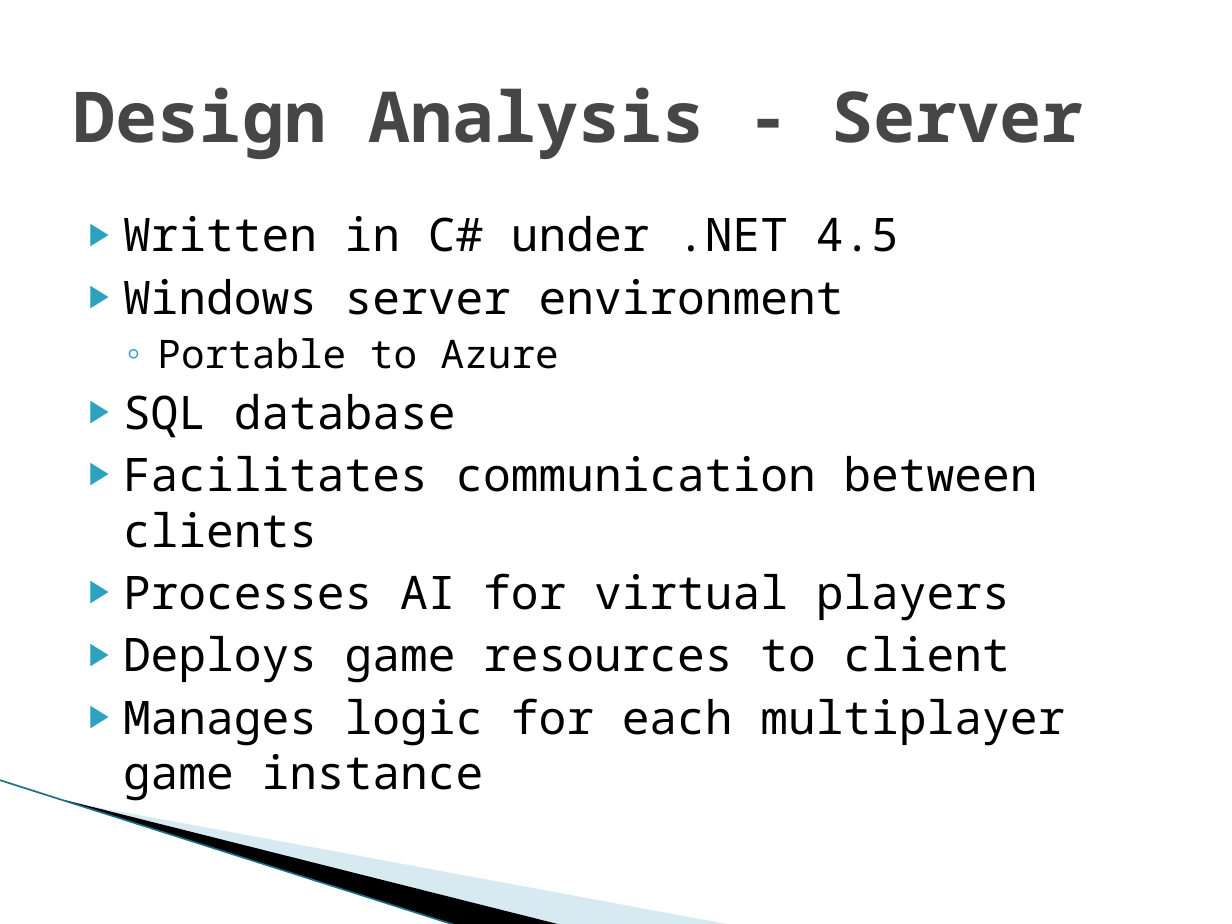
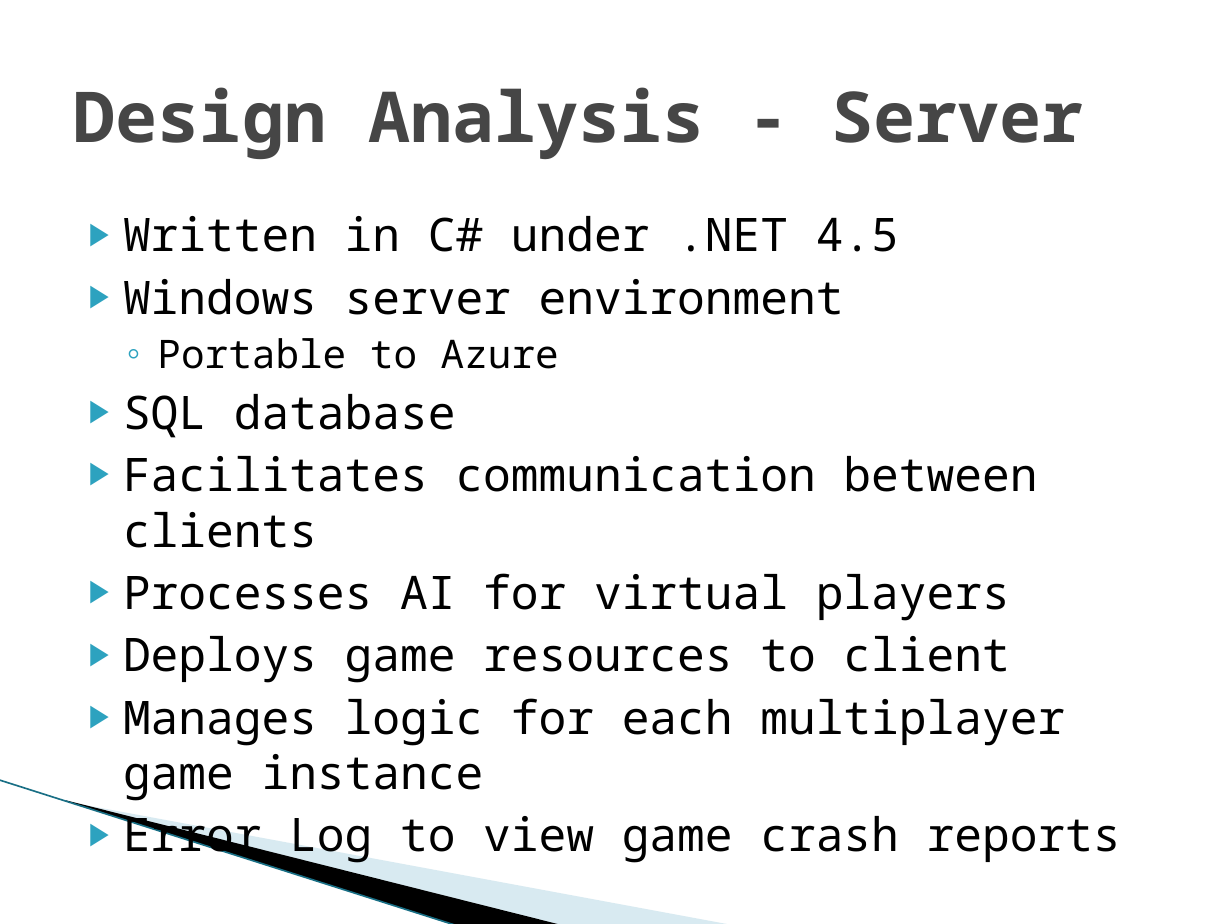
Before and after one commit to SDSMT-CSC/STBMF, a slide deck: slide 9 of Sprint1_Documents/Sprint 1 Review.pptx (slide 8 before the commit). Drawn at 1232x924 pixels with LibreOffice and Linux fonts; fonts in the diff are those of the drawing; background and template pictures are left out. Boxes give left, top, right and bottom in pixels: in the first picture for what was removed or moved away, otherwise in the second. Text is boxed around its words. In the diff, an @@ line names an element or a change of style, - is before the commit and + after.

```diff
--- a/Sprint1_Documents/Sprint 1 Review.pptx
+++ b/Sprint1_Documents/Sprint 1 Review.pptx
@@ text at bbox=[123, 814, 1121, 863]: paragraph added @@
+▶ Error Log to view game crash reports
```
Also in this commit, not shown: 7 other slides changed, 1 slide added.
